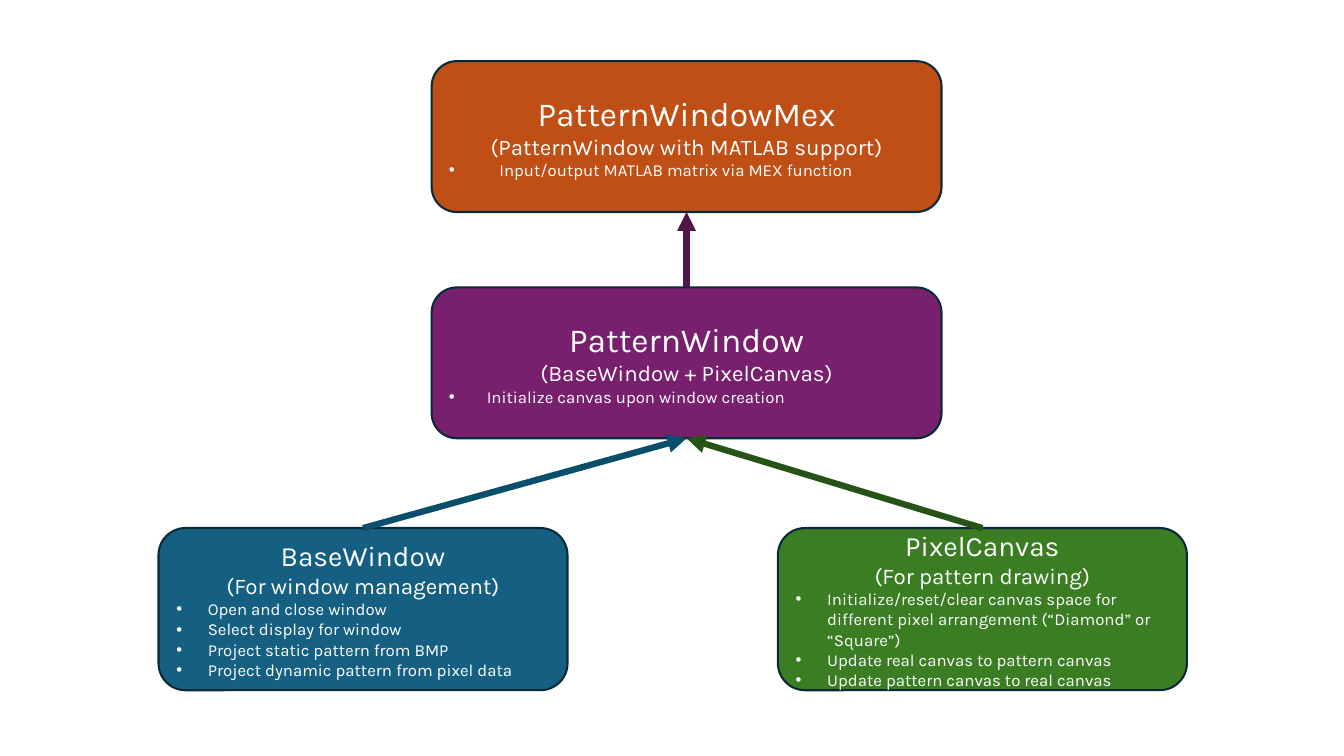
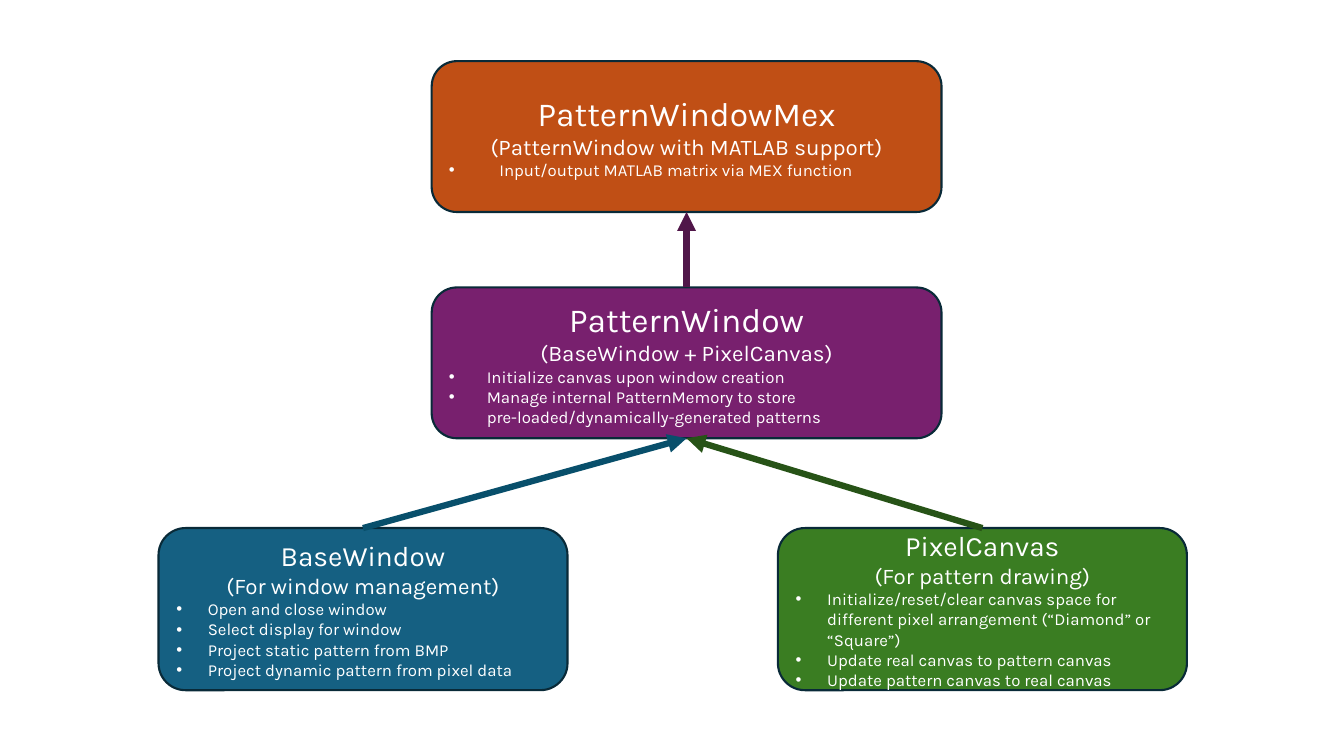
Before and after one commit to ChinLabQMS/DMD-SDL, a slide deck: slide 1 of docs/diagram.pptx. Drawn at 1344x756 pixels with LibreOffice and Linux fonts; fonts in the diff are those of the drawing. Boxes give left, top, right and bottom in pixels: in the first picture for what was removed or moved away, otherwise in the second. Text is boxed around its words. In the diff, an @@ line names an element or a change of style, - is before the commit and + after.

```diff
--- a/docs/diagram.pptx
+++ b/docs/diagram.pptx
@@ text in rounded rectangle at (487, 391, 821, 427): paragraph added @@
+• Manage internal PatternMemory to store pre-loaded/dynamically-generated patterns
```
Also in this commit, not shown: 13 other files.
